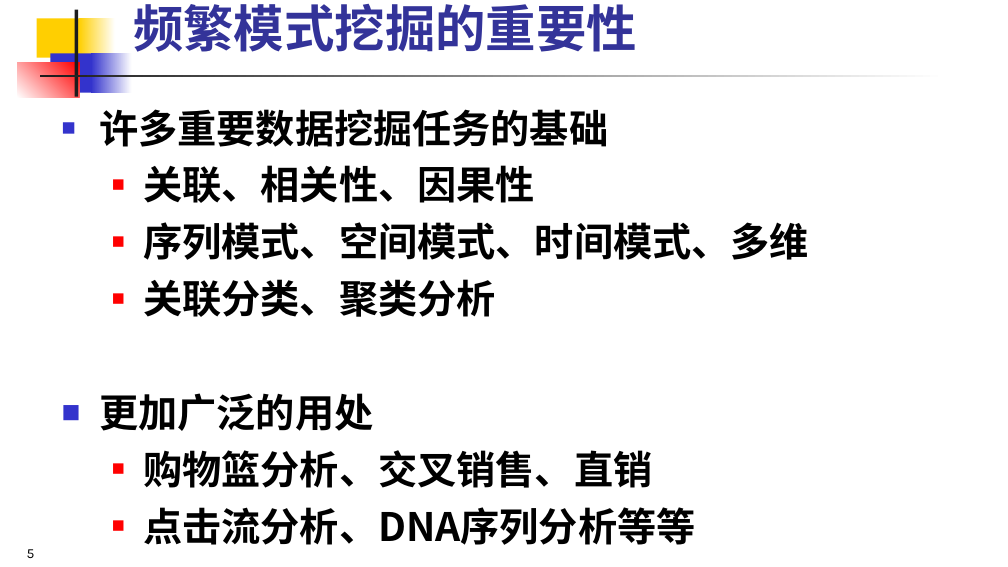
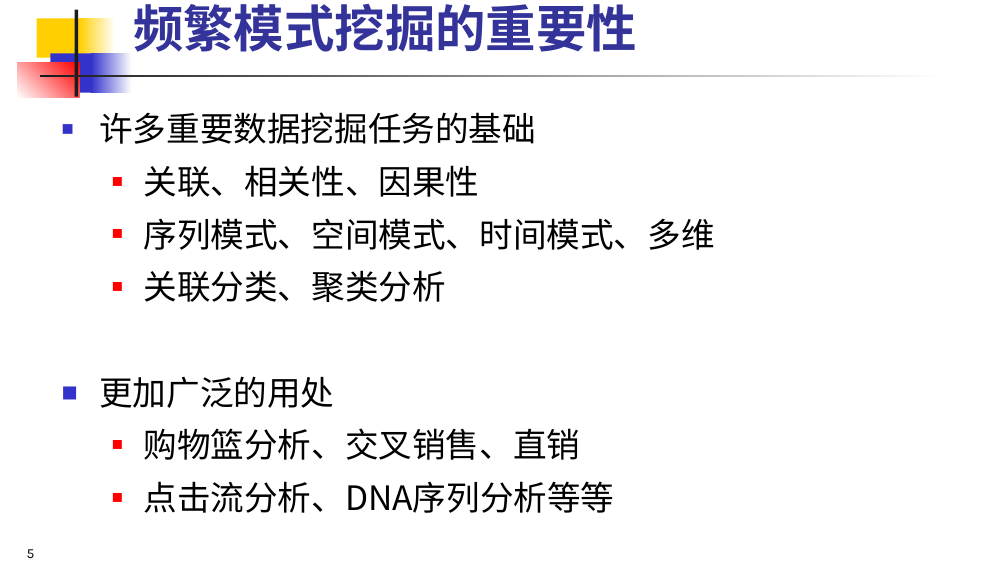
Before and after one commit to edu2act/course-Fundamentals-of-data-mining, a slide deck: slide 5 of materials/slides/ch06.ppt. Drawn at 1008x567 pixels with LibreOffice and Linux fonts; fonts in the diff are those of the drawing. Boxes give left, top, right and bottom in pixels: in the first picture for what was removed or moved away, otherwise in the second. Text is boxed around its words. In the diff, an @@ line names an element or a change of style, - is before the commit and + after.

```diff
--- a/materials/slides/ch06.ppt
+++ b/materials/slides/ch06.ppt
@@ text "许多重要数据挖掘任务的基础" at (99,112,714,513): size 28 to 24 pt, bold off; line spacing 1 to 1.1; less space between paragraphs @@
```
Also in this commit, not shown: 2 other slides changed, 20 other files.
